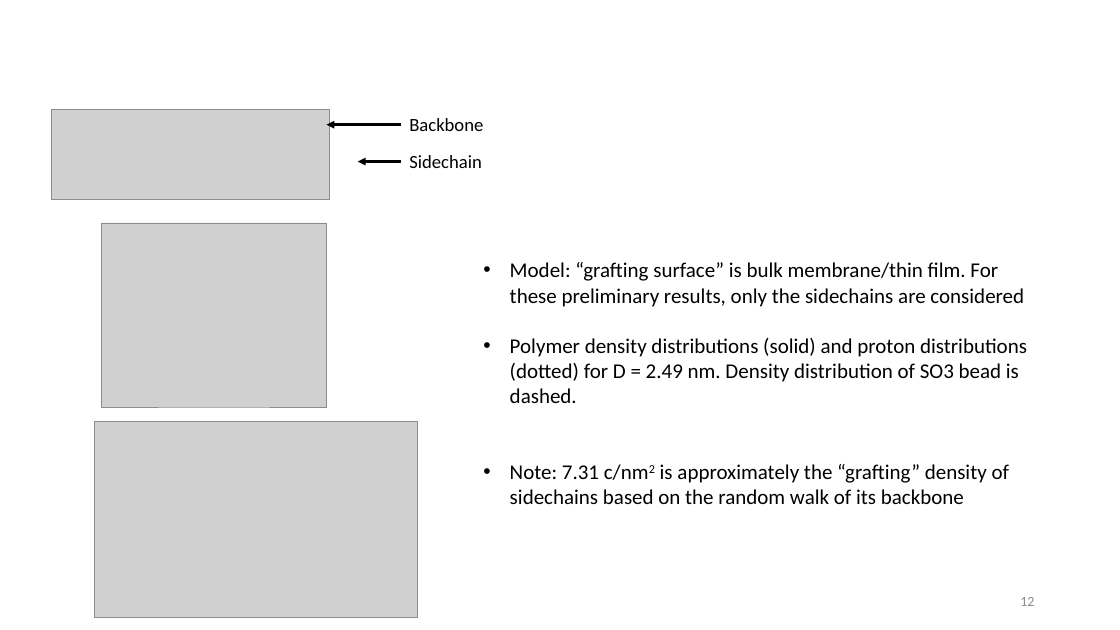
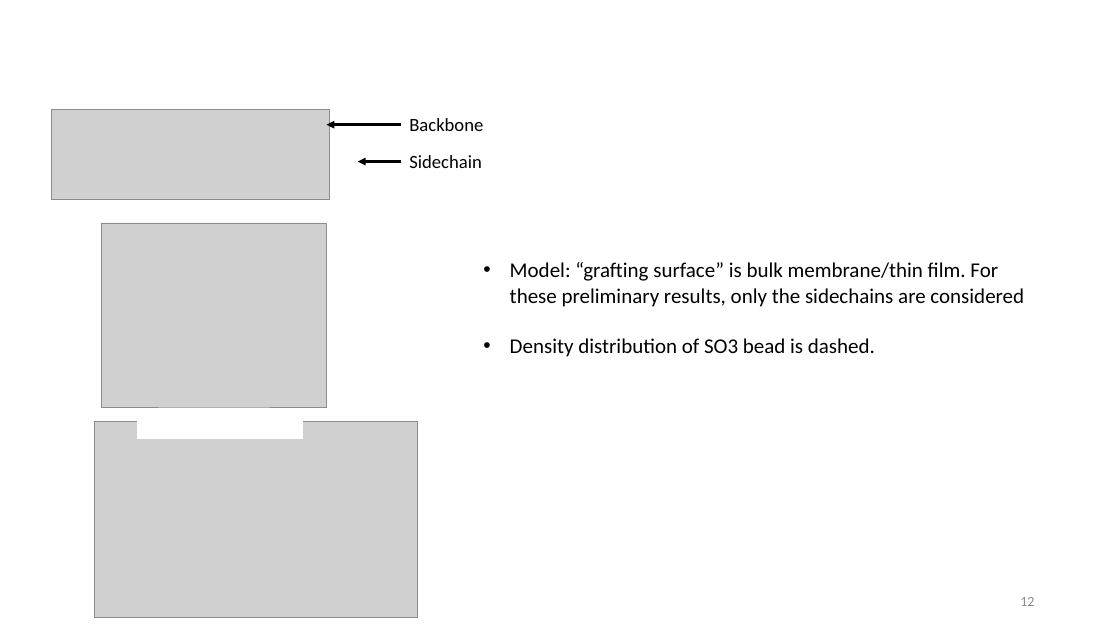
Before and after one commit to tyokokur/presentations, a slide deck: slide 12 of 20240722 NAF Intro.pptx. Drawn at 1120x630 pixels with LibreOffice and Linux fonts; fonts in the diff are those of the drawing; grey boxes stand for pictures; background and template pictures are left out. Boxes give left, top, right and bottom in pixels: in the first picture for what was removed or moved away, otherwise in the second. Text is boxed around its words. In the diff, an @@ line names an element or a change of style, - is before the commit and + after.

```diff
--- a/20240722 NAF Intro.pptx
+++ b/20240722 NAF Intro.pptx
@@ text at <box>510,338,875,357</box>: text changed @@
-• Polymer density distributions (solid) and proton distributions (dotted) for D = 2.49 nm. Density distribution of SO3 bead is dashed.
-• Note: 7.31 c/nm2 is approximately the “grafting” density of sidechains based on the random walk of its backbone
+• Density distribution of SO3 bead is dashed.
@@ rectangle added at <box>138,415,303,439</box>, fill #FFFFFF, outline #FFFFFF 1 pt @@
```
Also in this commit, not shown: 2 other slides changed, 1 slide added.
